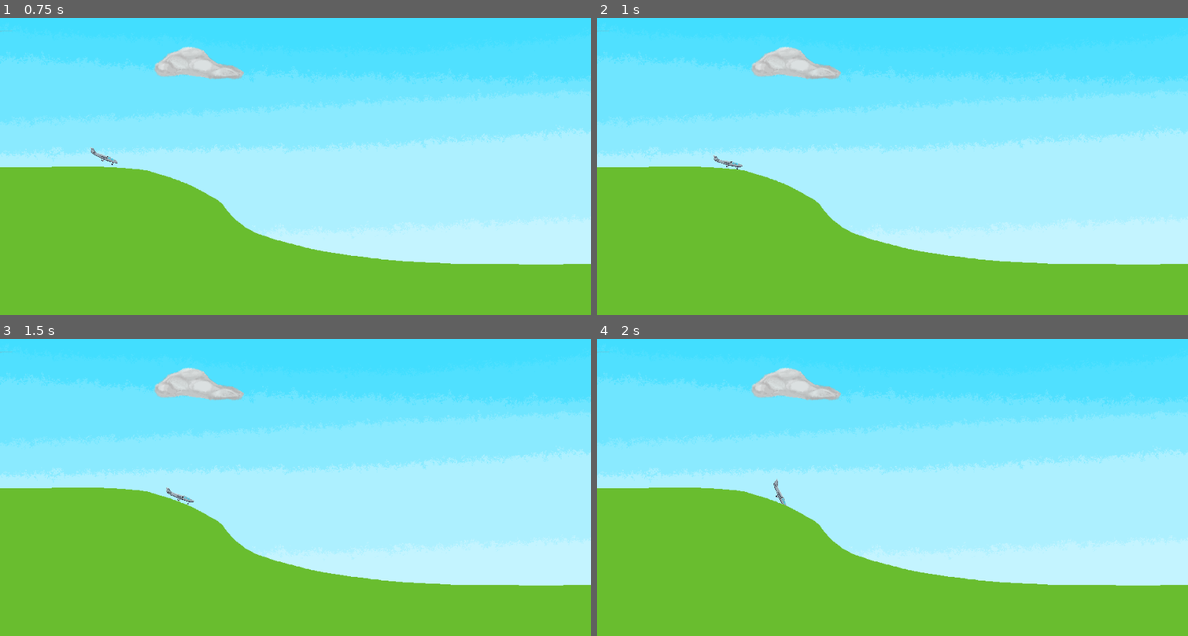
Above: before the commit, frames 1-4 (two rows, left to right).
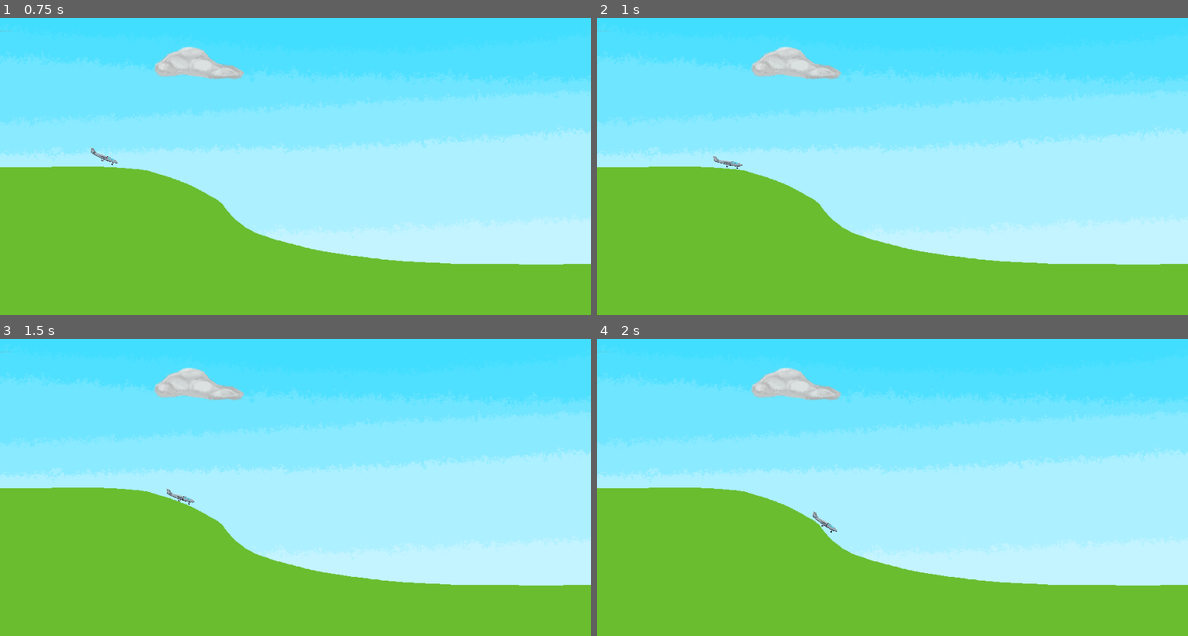
Above: after the commit, the same moments.

Repository: le-cds/untitledgamejam18
Game: Godot game, scene res://scenes/World2D.tscn
Same seed, same stepped clock (60 frames per second), same inputs: the game is played once before the commit and once after it.
Inputs (mouse positions are in pixels of both pictures, inside the frame that each line leads up to):
- Up to frame 1 (0.75 s): tap Enter (ui_accept) at 0.5 s; move the mouse to (425, 130) at 0.52 s; hold Space (game_gravity_switch) from 0.53 s (still down); click (425, 130) at 0.67 s
- Up to frame 2 (1 s): keep holding Space (game_gravity_switch); tap Enter (ui_accept) at 0.77 s
- Up to frame 3 (1.5 s): tap Enter (ui_accept) at 1.25 s; move the mouse to (177, 487) at 1.27 s; release Space (game_gravity_switch) at 1.28 s; tap Space (game_gravity_switch) at 1.35 s; click (177, 487) at 1.42 s
- Up to frame 4 (2 s): tap Enter (ui_accept) at 1.52 s

Frame 1 is identical in both runs. In frame 2, less than 0.1% of the frame differs, in the area x 19-25%, y 46-51%; in frame 3, less than 0.1%; in frame 4, 0.1%, in the area x 29-41%, y 47-66%.

Commit message:
Make the plane landing rotation handling way better

Diff:
--- a/glider/scenes/Levels/Level01.tscn
+++ b/glider/scenes/Levels/Level01.tscn
@@ -16,11 +16,15 @@
 physics_material_override = SubResource( 1 )
 
 [node name="CollisionPolygon2D" type="CollisionPolygon2D" parent="FloorCollider"]
+position = Vector2( 1.13208, -0.773781 )
 build_mode = 1
-polygon = PoolVector2Array( 1.04944, 298.806, 146.007, 299.436, 215.965, 301.957, 249.067, 305.099, 280.79, 317.103, 307.981, 328.427, 349.68, 350.484, 371.712, 374.054, 390.203, 391.035, 412.467, 405.752, 440.768, 416.318, 473.598, 424.619, 539.258, 440.091, 613.219, 448.77, 659.83, 451.819, 734.265, 454.899, 872.683, 458.533, 925.812, 457.774, 960.36, 457.885, 960.828, 541.074, 924.684, 510.981, 893.733, 529.552, 851.175, 504.017, 800.492, 516.796, 777.665, 500.148, 665.987, 496.429, 583.669, 483.965, 470.573, 466.84, 282.142, 438.308, 231.107, 412.98, 207.862, 401.444, 167.984, 381.653, 113.295, 354.512, 84.3529, 340.148 )
+polygon = PoolVector2Array( 1.04944, 298.806, 146.007, 299.436, 215.965, 301.957, 236.853, 304.822, 250.641, 308.676, 260.353, 311.39, 279.622, 318.861, 305.641, 328.949, 326.175, 338.703, 341.575, 347.43, 359.542, 357.183, 371.712, 374.054, 390.203, 391.035, 412.467, 405.752, 440.768, 416.318, 473.598, 424.619, 539.258, 440.091, 613.219, 448.77, 659.83, 451.819, 734.265, 454.899, 872.683, 458.533, 925.812, 457.774, 960.36, 457.885, 960.828, 541.074, 924.684, 510.981, 893.733, 529.552, 851.175, 504.017, 800.492, 516.796, 777.665, 500.148, 665.987, 496.429, 583.669, 483.965, 470.573, 466.84, 421.854, 459.639, 388.775, 453.023, 367.723, 451.267, 324.629, 444.741, 282.142, 438.308, 231.107, 412.98, 167.984, 381.653, 113.295, 354.512, 84.3529, 340.148 )
 
 [node name="LandingCollider" type="Area2D" parent="."]
 position = Vector2( -480, -270 )
+__meta__ = {
+"_edit_group_": true
+}
 
 [node name="CollisionShape2D" type="CollisionShape2D" parent="LandingCollider"]
 position = Vector2( 728.659, 373.315 )
--- a/glider/scenes/Plane2D/Plane2D.gd
+++ b/glider/scenes/Plane2D/Plane2D.gd
@@ -36,7 +36,9 @@
 
     _velocity.y += _gravity * delta
 
-    move_and_slide(_velocity)
+    # Don't know, which argument permutation is better
+    move_and_slide(_velocity, Vector2.UP, false, 4, PI/2)
+    # move_and_slide(_velocity)
 
     var slide_count = get_slide_count()
     if slide_count > 0 and not _on_floor:
@@ -48,13 +50,12 @@
         var collision: KinematicCollision2D = get_slide_collision(0)
         _velocity.x = lerp(_velocity.x, 0.001, 0.01)
 
+    if _front_wheel_ray.is_colliding() and not _rear_wheel_ray.is_colliding():
+        var normal = _front_wheel_ray.get_collision_normal()
+        var angle = normal.angle_to(Vector2.UP)
+        rotation = lerp(rotation, -angle, 0.1)
+
     if _rear_wheel_ray.is_colliding() and not _front_wheel_ray.is_colliding():
         var normal = _rear_wheel_ray.get_collision_normal()
         var angle = normal.angle_to(Vector2.UP)
-        rotation -= angle
-
-    if _front_wheel_ray.is_colliding() and not _rear_wheel_ray.is_colliding():
-        var normal = _front_wheel_ray.get_collision_normal()
-        var angle = normal.angle_to(Vector2.UP)
-        print(rad2deg(angle))
-        rotation += angle
+        rotation = lerp(rotation, -angle, 0.1)
--- a/glider/scenes/Plane2D/Plane2D.tscn
+++ b/glider/scenes/Plane2D/Plane2D.tscn
@@ -18,6 +18,7 @@
 [node name="RearWheel" type="CollisionShape2D" parent="."]
 position = Vector2( 1.13917, 12.1037 )
 shape = SubResource( 1 )
+one_way_collision_margin = 0.0
 
 [node name="FrontWheel" type="CollisionShape2D" parent="."]
 position = Vector2( 34.3174, 12.6732 )
